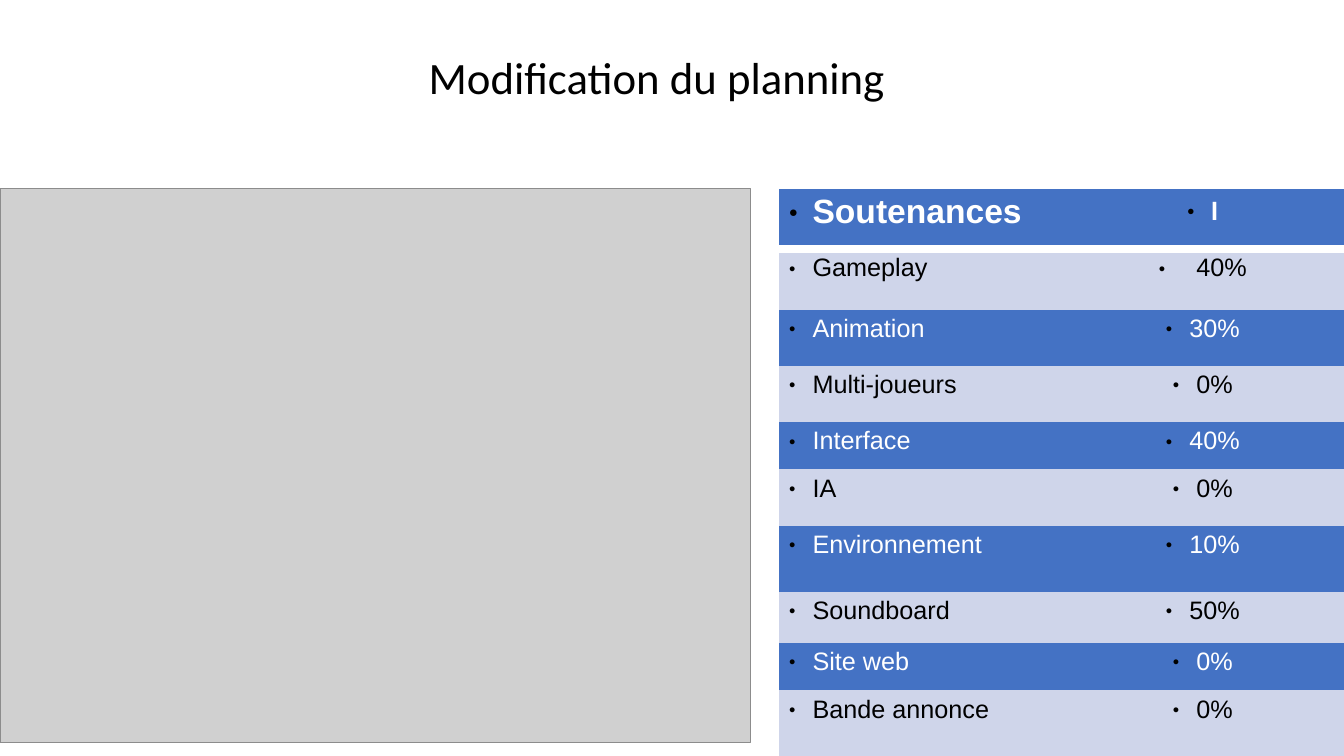
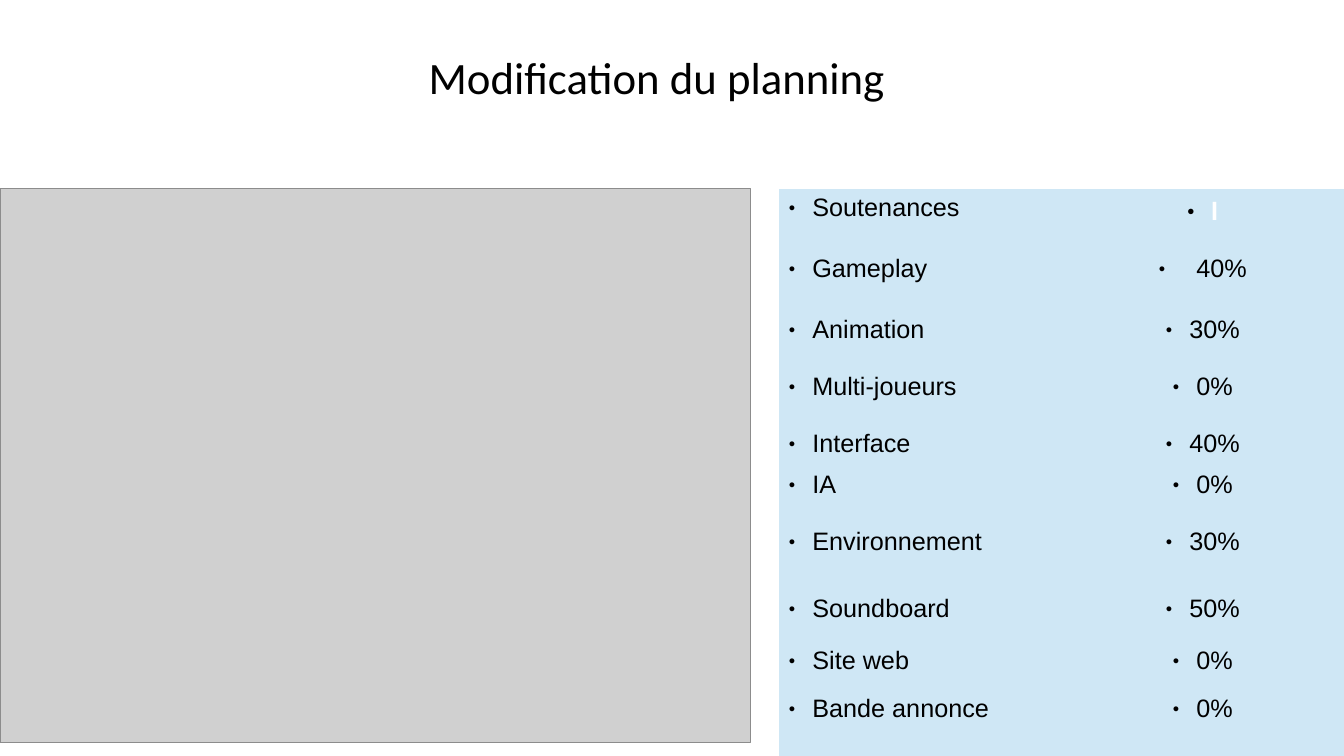
Before and after one commit to AlexandrEpita/Bizarre-Chess-Adventure, a slide deck: slide 2 of diapo soutenance.odp. Drawn at 1344x756 pixels with LibreOffice and Linux fonts; fonts in the diff are those of the drawing; grey boxes stand for pictures. Boxes give left, top, right and bottom in pixels: in the first picture for what was removed or moved away, otherwise in the second. Text is boxed around its words. In the diff, an @@ line names an element or a change of style, - is before the commit and + after.

```diff
--- a/diapo soutenance.odp
+++ b/diapo soutenance.odp
@@ table at (779,189,1344,756) @@
-row 7, column 2: 10%
+row 7, column 2: 30%
@@ fill #4472C4 to #CFE7F5 in 10 cells @@
@@ fill #CFD5EA to #CFE7F5 in 10 cells @@
@@ size 24 to 18 pt, bold off in "Soutenances" @@
@@ text colour #FFFFFF to #000000 in "Soutenances", "Animation", "30%", "Interface" and 4 more places @@
@@ borders changed @@
```
Also in this commit, not shown: 6 other slides changed, 1 other file.
